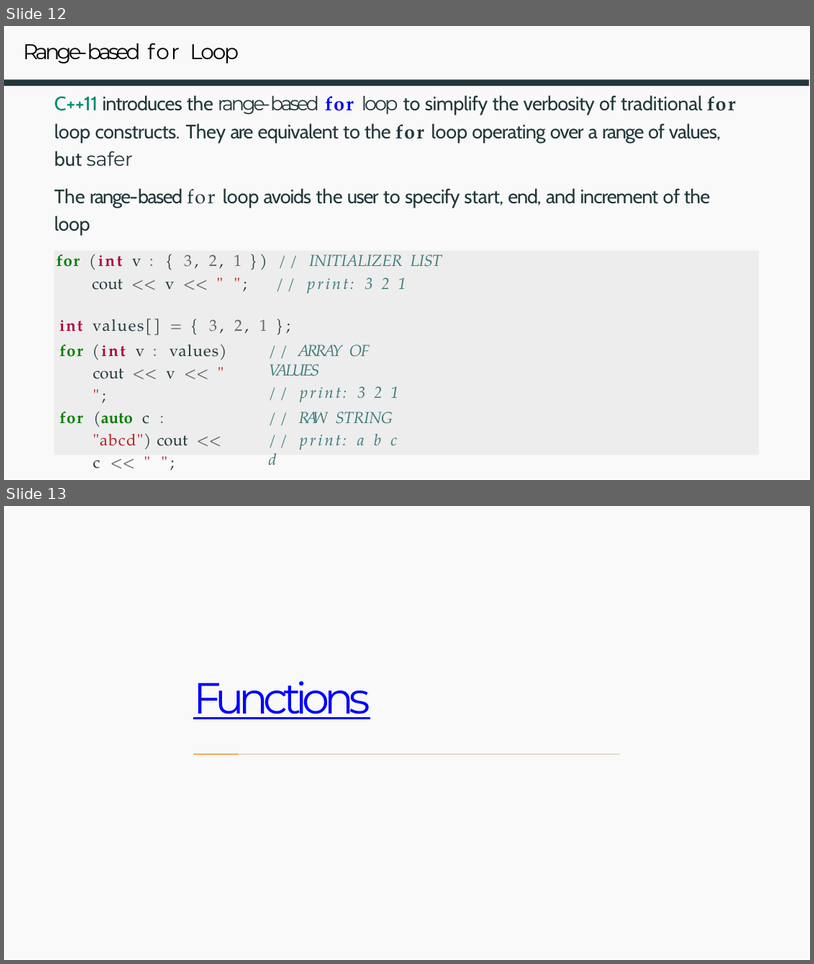
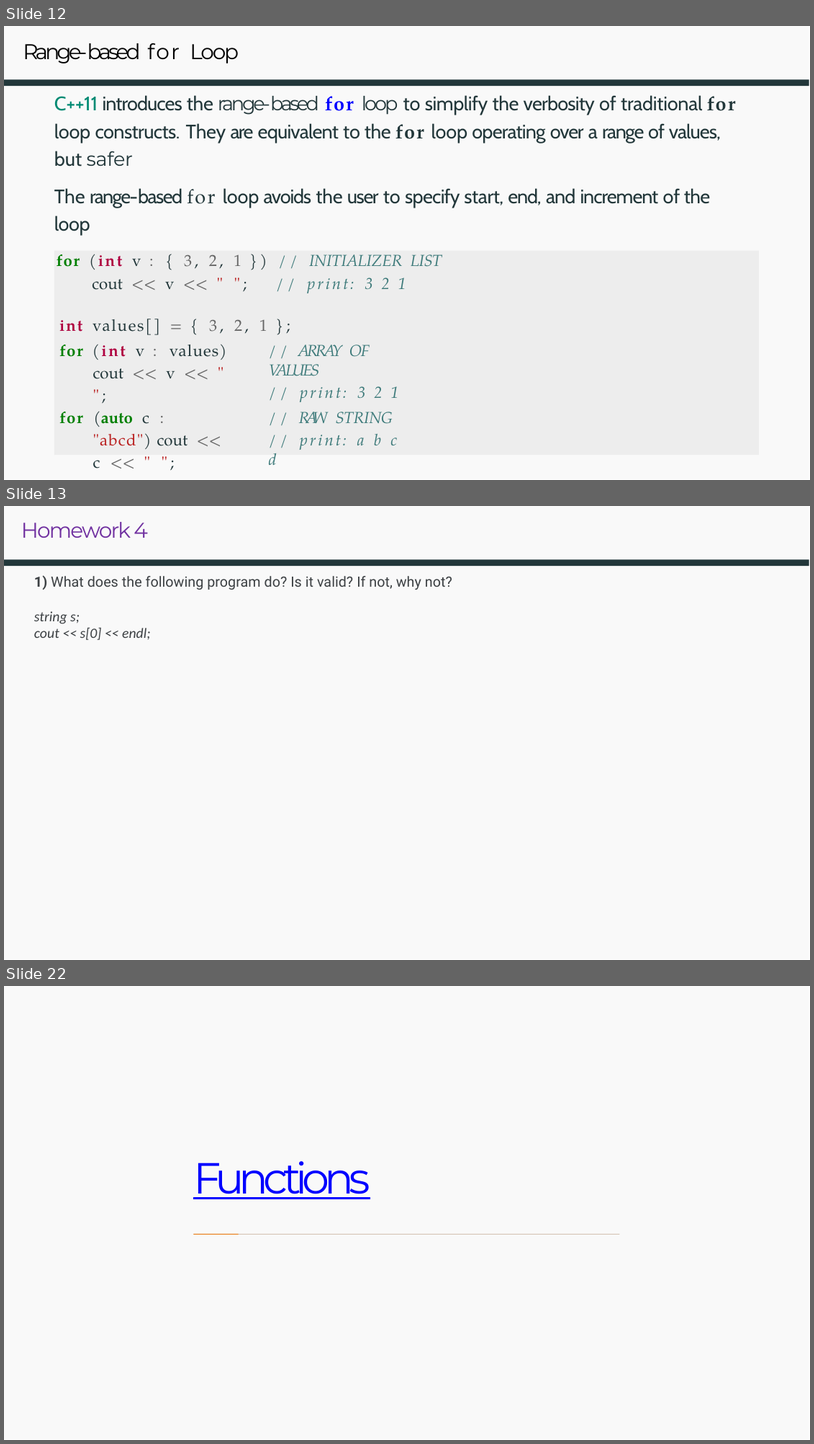
Before and after one commit to owenjchen/cpp, a slide deck: Week5_Functions.pptx. Shown one above the other, each under a label of ours: slides 12 and 13 before the commit, slides 12, 13 and 22 after it; the slides between them are not shown. The pictures are 814x964 and 814x1444 pixels, drawn with LibreOffice and Linux fonts; fonts in the diff are those of the drawing. Boxes give left, top, right and bottom in pixels: in the first picture for what was removed or moved away, otherwise in the second. Text is boxed around its words. In the diff, an @@ line names an element or a change of style, - is before the commit and + after.

```diff
--- a/Week5_Functions.pptx
+++ b/Week5_Functions.pptx
@@ slide 13 added at [4,506,810,960], background #FFFFFF; not listed: 2 template elements that a slide beside it also shows @@
@@ title added at [21,522,148,538], 12 pt, text #7030A0 @@
+Homework 4
@@ text added at [34,575,453,640], 8 pt, text #3C4043 @@
+1) What does the following program do? Is it valid? If not, why not?
+string s;
+cout << s[0] << endl;
@@ what was slide 13 is now slide 22 @@
```
Also in this commit, not shown: 8 other slides added, 13 other files.
